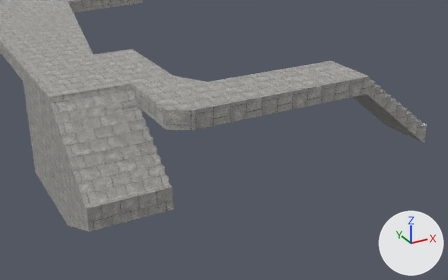
Renders of the FBX model Mother Duck 1.2.2/MotherDuck/Assets/MotherDuckLEVELS/YOUR_WORK_HERE/Meshes/EastStair_004.fbx from each side of a commit.
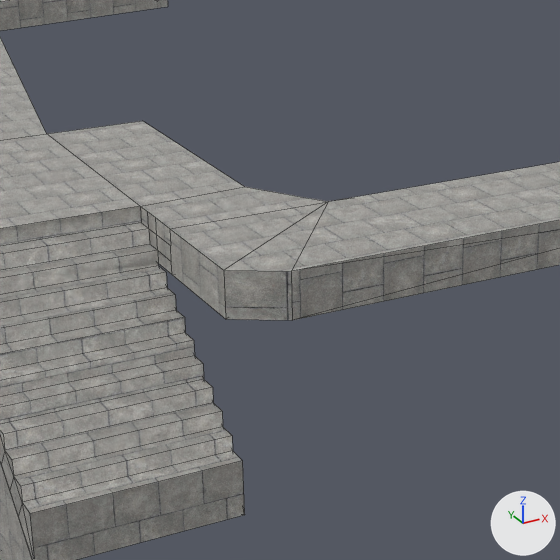
Each version appears first from a 50 mm camera at (-46.0, -48.7, 22.6) aimed at (-19.8, -1.1, -1.2), and next in a close-up on the part from 17% to 67% of the width and 0% to 81% of the height. The axes (+X, +Y, +Z) are drawn at lower right. The lights are the same throughout. The close-ups show mesh edges as thin lines. Where no turn or scale is listed for an object, it has been applied to the vertices.

The scene before the commit, as lines of its bpy script (objects in view):
```python
me_mesh = bpy.data.meshes.new('Mesh')
me_mesh.from_pydata(...)  # 177 vertices, 191 faces; spans x -33.3..8.5, y 0.0..97.9, z -11.8..2.0
me_mesh.materials.append(mat_lambert14)  # picture img_bluestone_light_4x4_jpg
ob_weststair_main = bpy.data.objects.new('WestStair_main', me_mesh)
ob_weststair_main.location = (0.0, 0.0, 0.0)
```
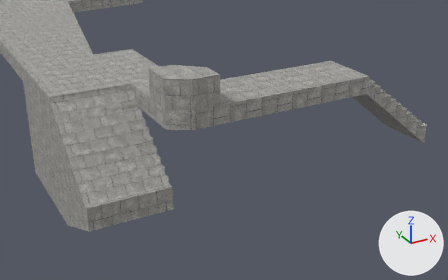
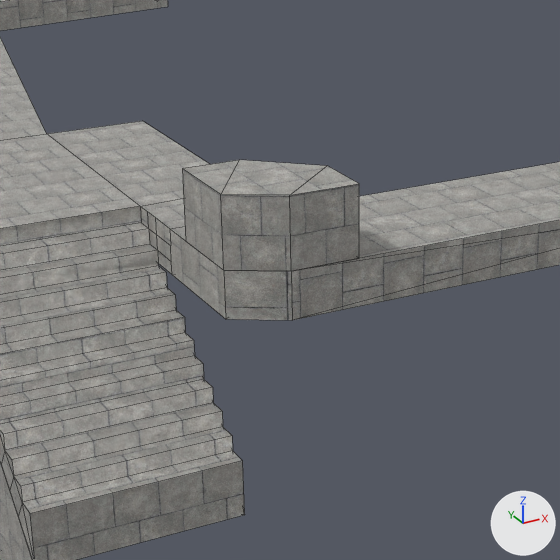
Where the newer file only moved an object's origin or applied its transform, the numbers keep the older frame.

Where the change shows, as pixel boxes [x1, y1, x2, y2] in the close-ups (560 x 560 px):
'pCube3', added
    after: [182, 160, 359, 271]

The change, as a list of edits to the scene's bpy script:
```text
Add me_mesh_1:
    me_mesh_1.from_pydata(...)  # 12 vertices, 12 faces; spans x -3.44..1.68, y 0.0..5.02, z -1.76..1.24
    me_mesh_1.materials.append(mat_lambert14)  # picture img_bluestone_light_4x4_jpg
Add ob_pcube3:
    ob_pcube3 = bpy.data.objects.new('pCube3', me_mesh_1)
    ob_pcube3.location = (-21.3, 0.0, 3.76)
```
